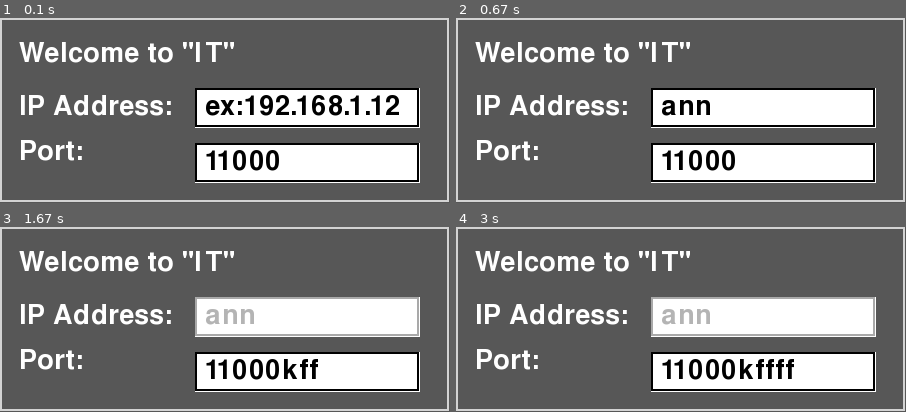
Above: before the commit, frames 1-4 (two rows, left to right).
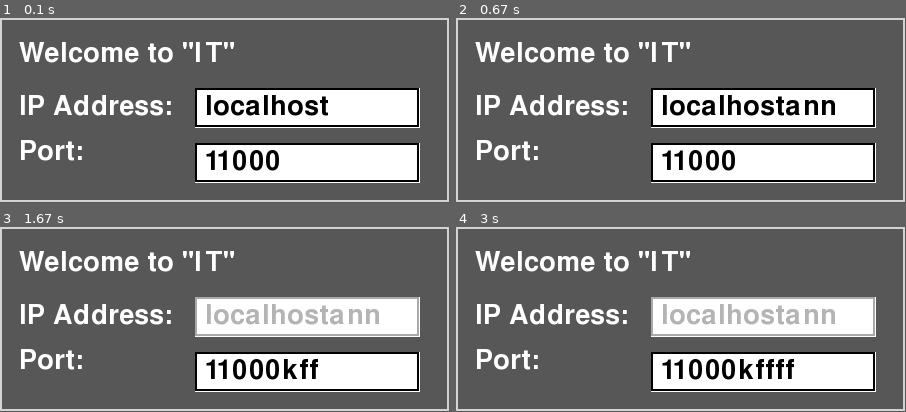
Above: after the commit, the same moments.

Repository: bhartshorn/it
Game: pygame game, started from client.py
Same seed, same stepped clock (60 frames per second), same inputs: the game is played once before the commit and once after it.
Inputs (mouse positions are in pixels of both pictures, inside the frame that each line leads up to):
- Up to frame 1 (0.1 s): no input
- Up to frame 2 (0.67 s): type "ann" at 0.33 s
- Up to frame 3 (1.67 s): tap Enter at 0.67 s; tap K at 0.88 s; tap F at 1.22, 1.62 s; move the mouse to (292, 254) at 1.58 s
- Up to frame 4 (3 s): tap F at 1.92, 2.17 s; move the mouse to (690, 256) at 2.13 s

The runs differ from the first frame. In frame 1, 2.6% of the frame differs, in the area x 45-89%, y 41-53%; in frame 2, 1.9%; in frame 3, 1.8%; in frame 4, 1.8%.

Commit message:
Users didn't like that the default value wasn't filled.

Diff:
--- a/client.py
+++ b/client.py
@@ -290,7 +290,7 @@
     port_label = makeLabel("Port:", 40, 19, 120, "white", "LiberationsSansRegular")
     showLabel(port_label)
 
-    ip_box = makeTextBox(195, 70, screen_width / 2 ,0, "ex:192.168.1.12", 15,40, True)
+    ip_box = makeTextBox(195, 70, screen_width / 2 ,0, "localhost", 15,40, False)
     port_box = makeTextBox(195, 125, screen_width / 2 ,0, "11000", 10,40)
 
     showTextBox(ip_box)
